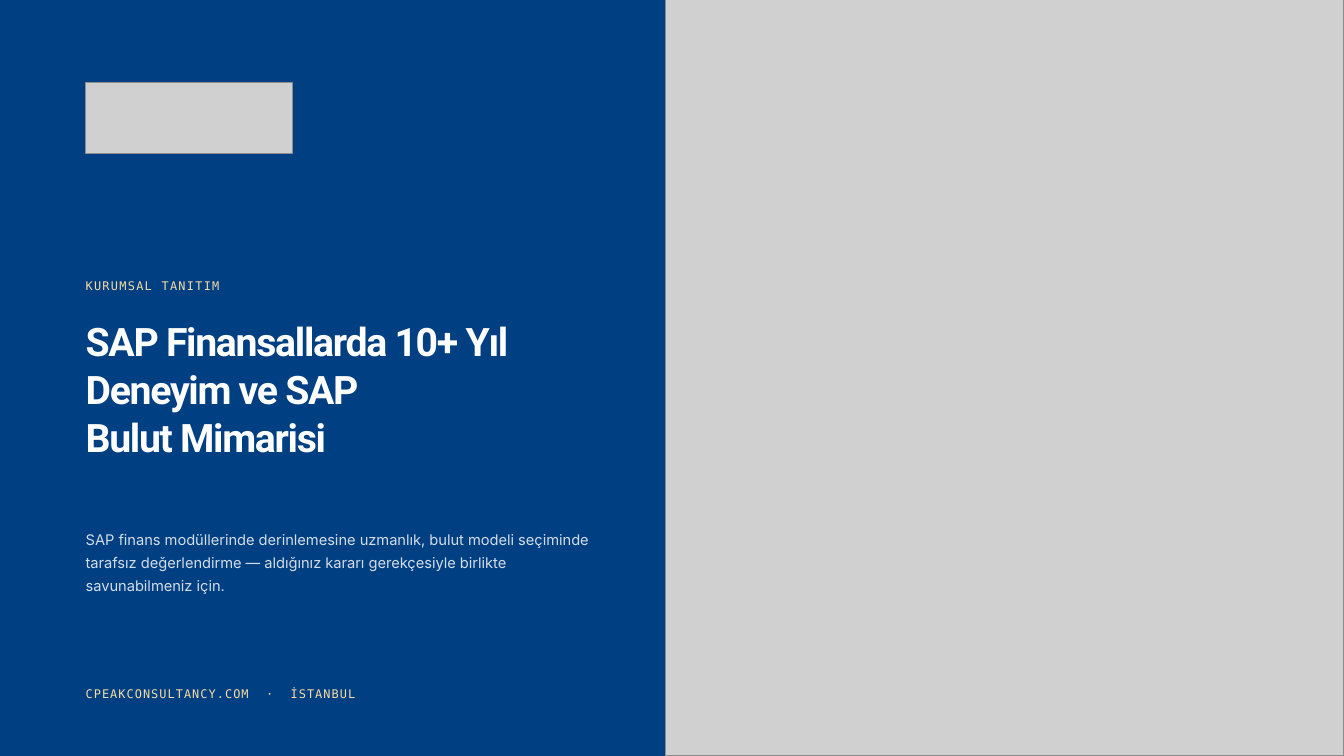
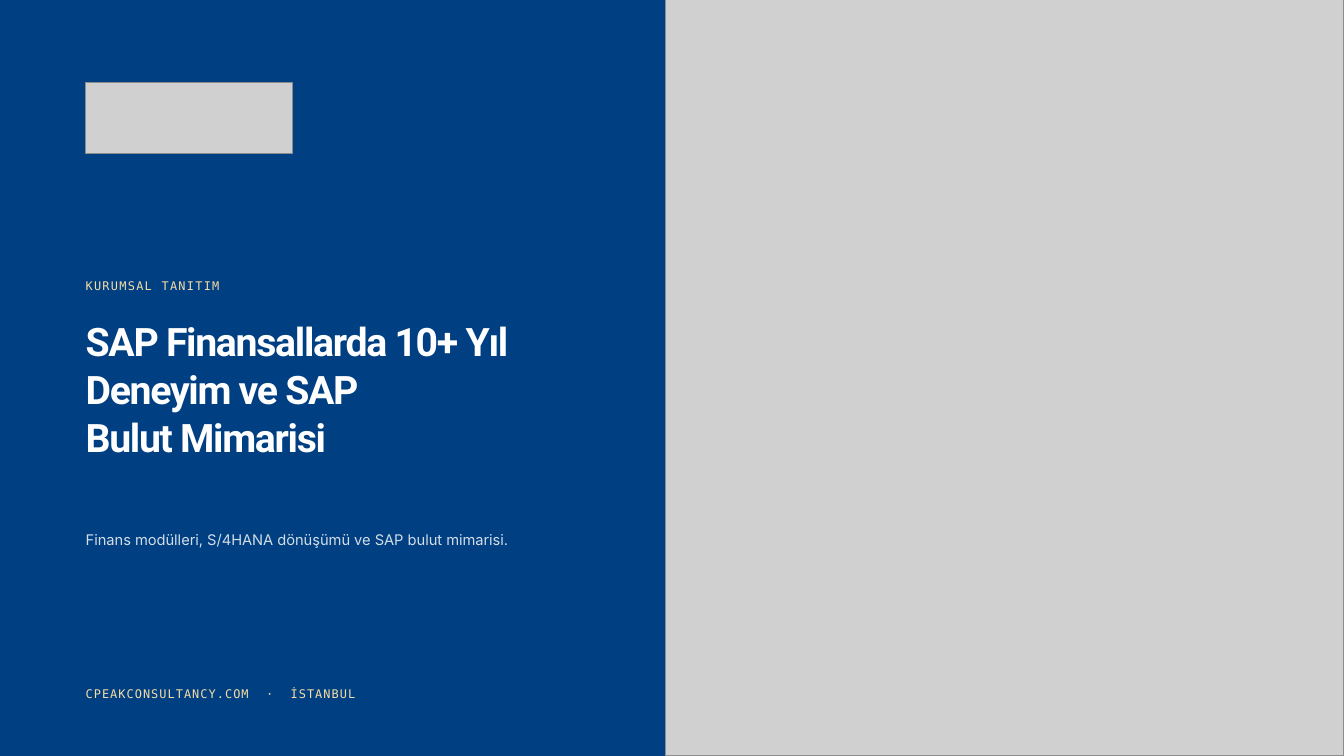
Before and after one commit to narinygt/Default, a slide deck: slide 1 of sunum/CPeak-Consultancy-Kurumsal-Tanitim.pptx. Drawn at 1344x756 pixels with LibreOffice and Linux fonts; fonts in the diff are those of the drawing; grey boxes stand for pictures. Boxes give left, top, right and bottom in pixels: in the first picture for what was removed or moved away, otherwise in the second. Text is boxed around its words. In the diff, an @@ line names an element or a change of style, - is before the commit and + after.

```diff
--- a/sunum/CPeak-Consultancy-Kurumsal-Tanitim.pptx
+++ b/sunum/CPeak-Consultancy-Kurumsal-Tanitim.pptx
@@ text at (86,534,508,548): text changed @@
-SAP finans modüllerinde derinlemesine uzmanlık, bulut modeli seçiminde tarafsız değerlendirme — aldığınız kararı gerekçesiyle birlikte savunabilmeniz için.
+Finans modülleri, S/4HANA dönüşümü ve SAP bulut mimarisi.
```
Also in this commit, not shown: 5 other slides changed, 7 slides added, 6 slides removed, 10 other files.
